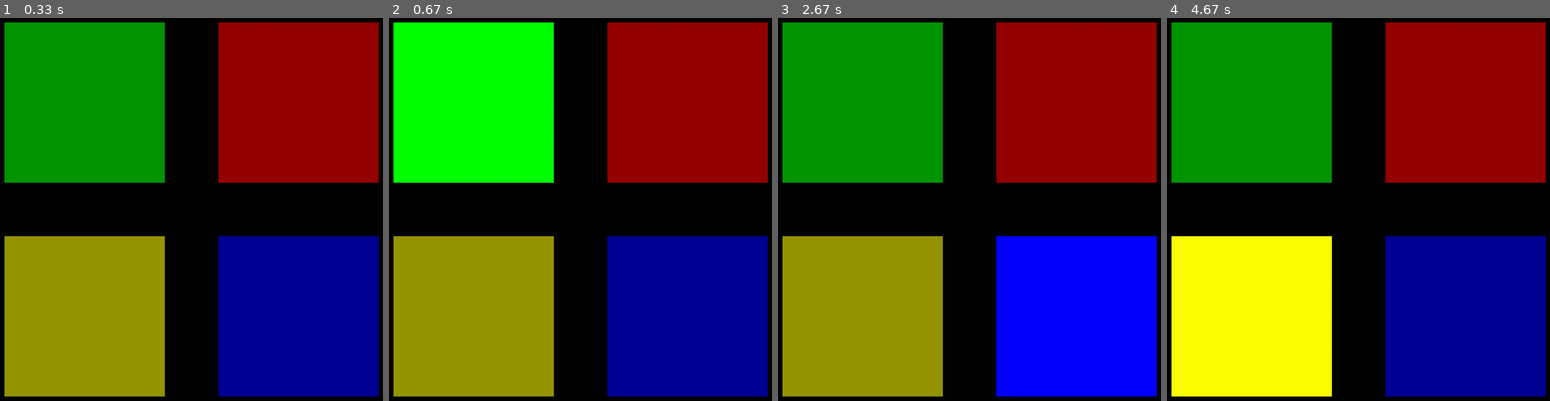
Above: before the commit, frames 1-4 (left to right).
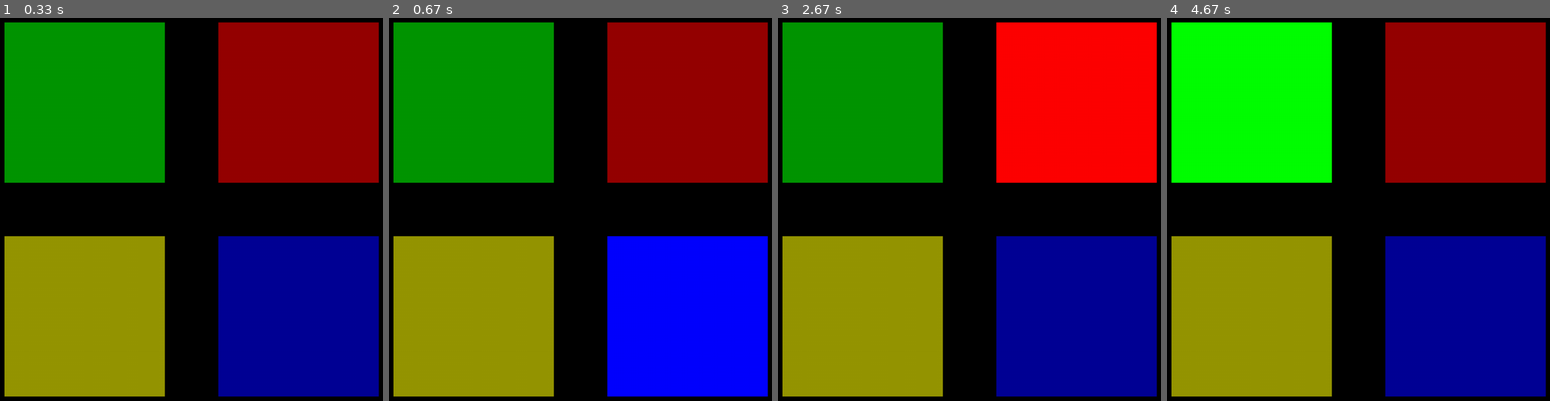
Above: after the commit, the same moments.

Repository: big-papa/cs20-class-demos-fall2018
Game: pygame game, started from simon.py
Two runs of this game, one before a commit and one after it. Both use one fixed random seed, a clock stepped at 60 frames per second and the inputs below.
Inputs (mouse positions are in pixels of both pictures, inside the frame that each line leads up to):
- Up to frame 1 (0.33 s): no input
- Up to frame 2 (0.67 s): click (687, 316) at 0.38 s
- Up to frame 3 (2.67 s): click (839, 129) at 1.22 s; click (1034, 44) at 2.2 s
- Up to frame 4 (4.67 s): move the mouse to (1392, 117) at 3.18 s; click (1392, 117) at 3.48 s; click (1189, 94) at 4.58 s

Frame 1 is identical in both runs. In frame 2, 35% of the frame differs, in the area x 1-99%, y 1-99%; in frame 3, 35%; in frame 4, 35%.

Commit message:
Update simon.py

Diff:
--- a/simon.py
+++ b/simon.py
@@ -13,7 +13,6 @@
     pygame.draw.rect(DISPLAYSURF, BLUE, blue_button)
 
 def flash_button(which_button):
-    display_regular_buttons()
     if which_button == "green":
         pygame.draw.rect(DISPLAYSURF, GREENFLASH, green_button)
     elif which_button == "red":
@@ -23,7 +22,7 @@
     elif which_button == "blue":
         pygame.draw.rect(DISPLAYSURF, BLUEFLASH, blue_button)
     pygame.display.update()
-    pygame.time.wait(2000)
+    pygame.time.wait(1000)
 
 def which_button_was_pressed(x, y):
     if green_button.collidepoint( (x, y) ):
@@ -82,10 +81,10 @@
         if event.type == pygame.MOUSEBUTTONDOWN:
             mouse_x, mouse_y = event.pos
             the_button = which_button_was_pressed(mouse_x, mouse_y)
-            #flash_button(the_button)
+            flash_button(the_button)
             #print(the_button)
-            for the_color in test_sequence:
-                flash_button(the_color)
+            #for the_color in test_sequence:
+            #    flash_button(the_color)
 
     #DISPLAYSURF.blit(the_logo, (dvd_x, dvd_y))
 
